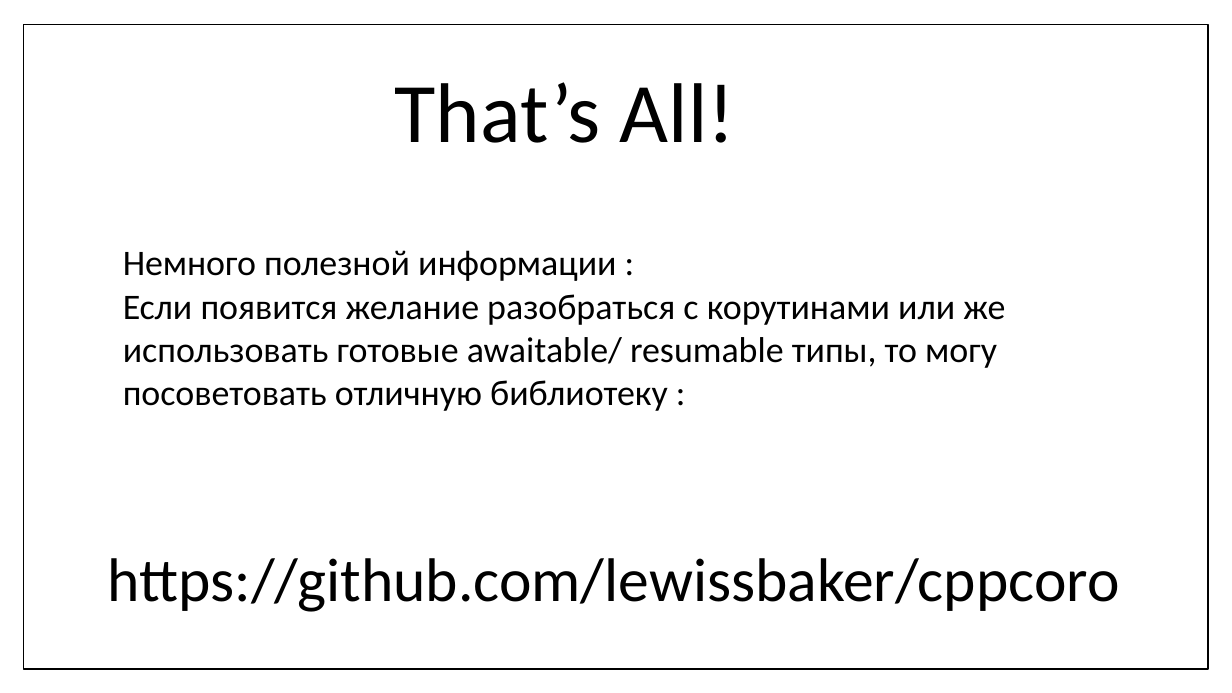
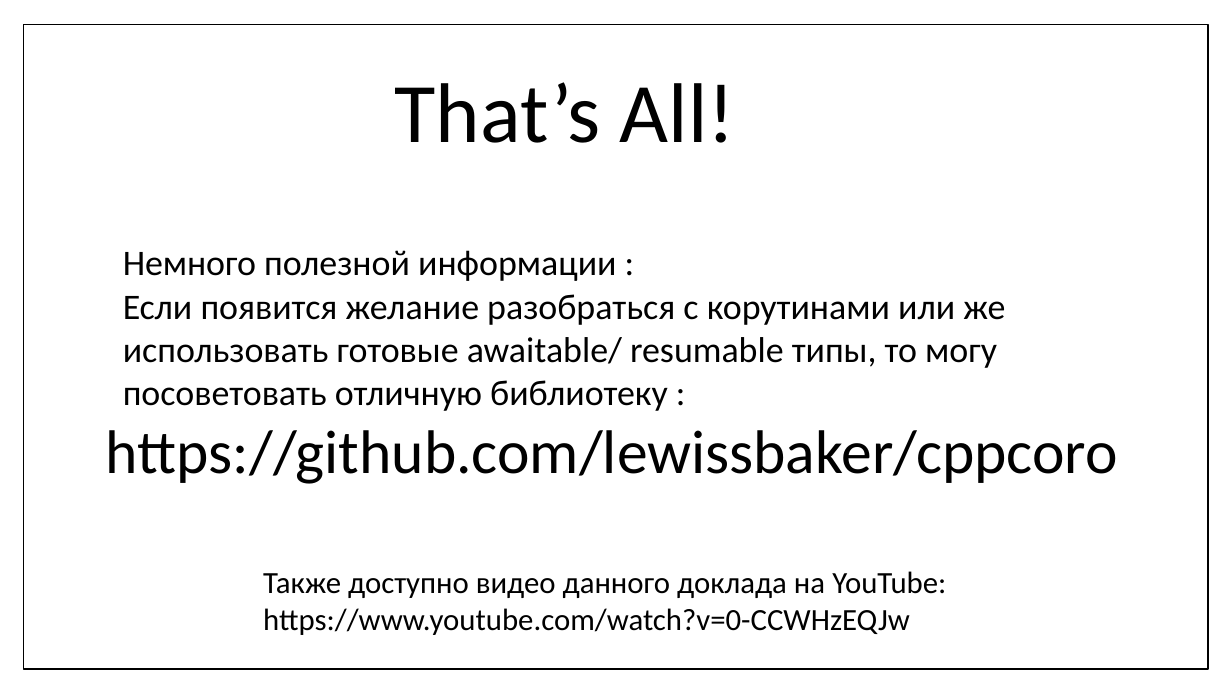
Before and after one commit to f0rmul/presentations, a slide deck: slide 46 of coro_present/coro.pptx. Drawn at 1232x693 pixels with LibreOffice and Linux fonts; fonts in the diff are those of the drawing. Boxes give left, top, right and bottom in pixels: in the first picture for what was removed or moved away, otherwise in the second. Text is boxed around its words. In the diff, an @@ line names an element or a change of style, - is before the commit and + after.

Commit message:
v3

```diff
--- a/coro_present/coro.pptx
+++ b/coro_present/coro.pptx
@@ text "https://github.com/lewissbaker/cppcoro": place and size @@
-text "https://github.com/lewissbaker/cppcoro" at [108, 558, 1120, 612]
+text "https://github.com/lewissbaker/cppcoro" at [106, 430, 1118, 484]
@@ text added at [263, 571, 946, 635], 24 pt, text #000000 @@
+Также доступно видео данного доклада на YouTube:
+https://www.youtube.com/watch?v=0-CCWHzEQJw
```
